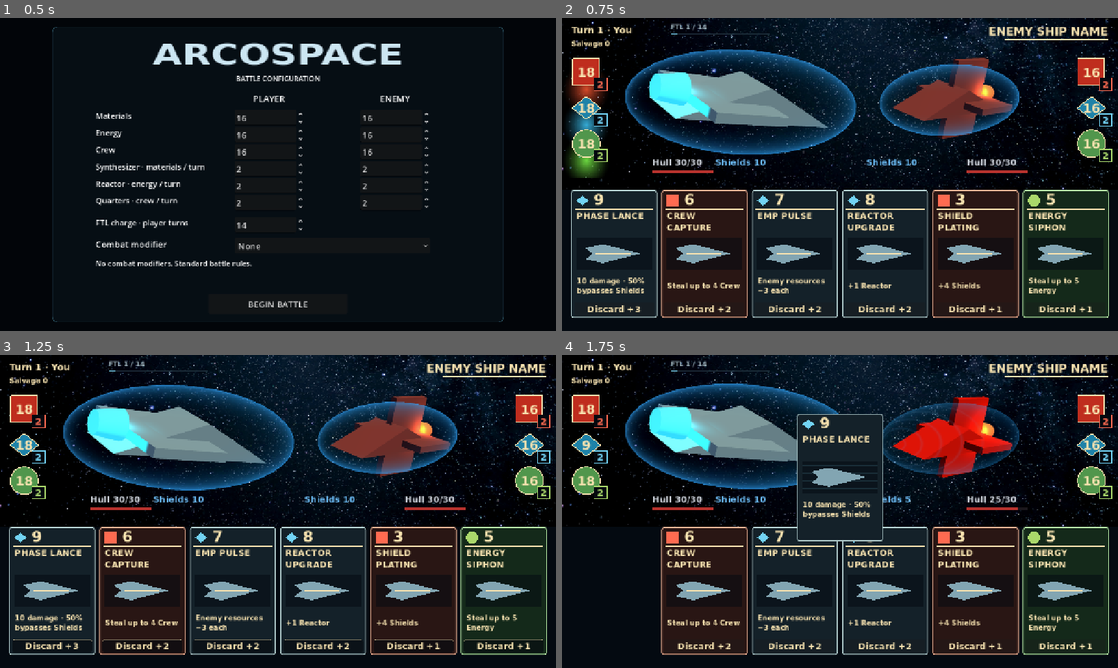
Above: before the commit, frames 1-4 (two rows, left to right).
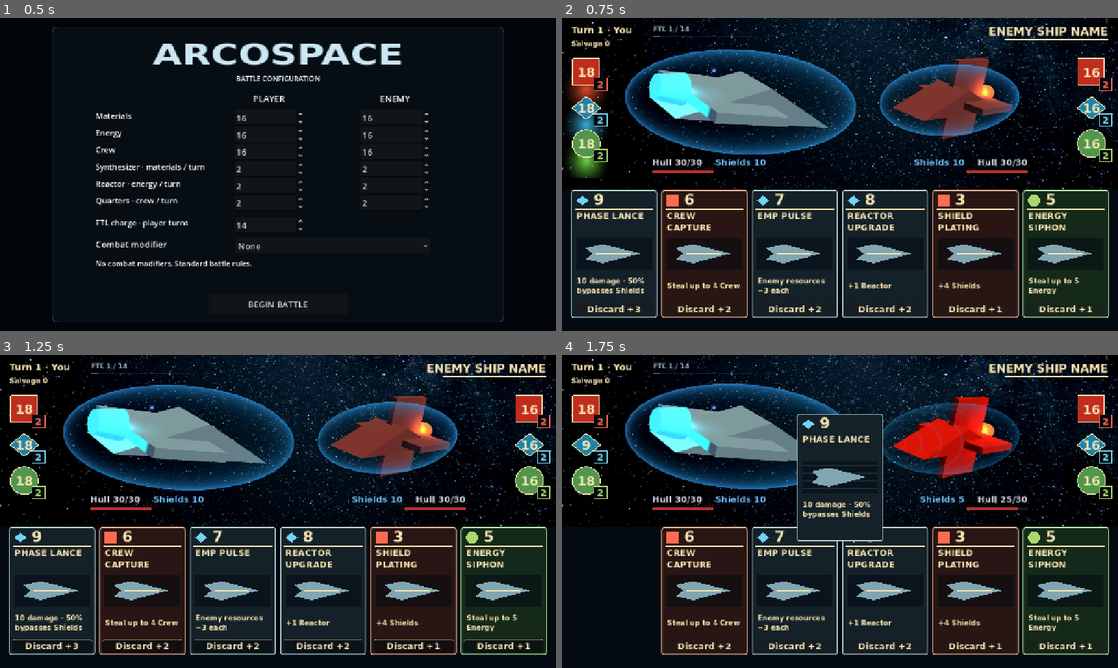
Above: after the commit, the same moments.

Repository: RPGMaster2000/arcospace
Game: Godot game, scene res://scenes/battle_setup.tscn
The game is run twice, just before and just after one commit, with the same random seed, the same clock (stepped at 60 frames per second) and the same inputs.
Inputs:
- Up to frame 1 (0.5 s): no input
- Up to frame 2 (0.75 s): click "BEGIN BATTLE" at 0.5 s
- Up to frame 3 (1.25 s): no input
- Up to frame 4 (1.75 s): click "9" at 1.25 s

Frame 1 is identical in both runs. In frame 2, 0.6% of the frame differs, in the area x 16-84%, y 1-48%; in frame 3, 0.6%; in frame 4, 0.6%.

Commit message:
Mirror enemy status text and show FTL offline only on disruption

Diff:
--- a/scenes/board.tscn
+++ b/scenes/board.tscn
@@ -690,6 +690,7 @@
 text = "Shields 10"
 
 theme_override_colors/font_color = Color(0.42, 0.73, 0.95, 1)
+horizontal_alignment = 2
 
 [node name="EnemyHullLabel" type="Label" parent="." unique_id=95820666]
 layout_mode = 0
@@ -703,6 +704,7 @@
 offset_bottom = -362.0
 theme_override_font_sizes/font_size = 20
 text = "Hull 30"
+horizontal_alignment = 2
 
 [node name="HandRule" type="Line2D" parent="." unique_id=187637948]
 position = Vector2(0, 32)
--- a/scripts/board.gd
+++ b/scripts/board.gd
@@ -216,8 +216,6 @@
 			ftl.begin_player_turn()
 			if was_offline and ftl.disabled_turns == 0:
 				$ModifierDisplay.ftl_online(ftl.can_warp())
-			if ftl.disabled_turns > 0:
-				$ModifierDisplay.ftl_offline()
 	var state: Dictionary = _read_state(side)
 	if winner.is_empty():
 		MatchRules.income(state)
--- a/scripts/board_3d.gd
+++ b/scripts/board_3d.gd
@@ -63,6 +63,9 @@
 	backdrop.scale = backdrop_scale * maxf(height_scale, size.x / 1280.0)
 	_fit_ftl()
 
+## TUNE: Fine placement offset from the mirrored FTL position, in UI pixels.
+@export var ftl_position_offset: Vector2 = Vector2(-40, 5)
+
 ## TUNE: Engine light factors relative to its scene-authored brightness.
 @export var engine_offline_factor: float = 0.3
 @export var engine_ready_factor: float = 1.4
@@ -90,4 +93,4 @@
 	var ship_center: Vector2 = container.position + battle_camera.unproject_position(ship.global_position) * container.size / Vector2(viewport.size)
 	var hull_center: float = $PlayerHullLabel.position.y + $PlayerHullLabel.size.y * 0.5
 	# Mirror Hull status vertically about the ship, and center FTL horizontally on it.
-	$FTLPanel.position = Vector2(ship_center.x - $FTLPanel.size.x * 0.5, ship_center.y * 2.0 - hull_center - $FTLPanel.size.y * 0.5)
+	$FTLPanel.position = Vector2(ship_center.x - $FTLPanel.size.x * 0.5, ship_center.y * 2.0 - hull_center - $FTLPanel.size.y * 0.5) + ftl_position_offset
--- a/tests/ftl_visual_test.gd
+++ b/tests/ftl_visual_test.gd
@@ -13,6 +13,10 @@
 	var light = board.engine_light
 	var base: float = board.engine_base_energy
 	check(light != null and is_equal_approx(base,0.3), "User-authored engine light found")
+	board.ftl.disabled_turns = 2
+	board.ftl.disabled_turn_started = true
+	board._begin_turn("player")
+	check(board.get_node("ModifierDisplay/FTLFlash").text.is_empty(), "Unchanged offline state never repeats flash")
 	board.ftl.disabled_turns = 1
 	board.ftl.disabled_turn_started = true
 	board._process(0)
@@ -35,7 +39,7 @@
 	var center = container.position + board.battle_camera.unproject_position(ship.global_position) * container.size / Vector2(viewport.size)
 	var hull_y: float = board.player_hull_label.position.y + board.player_hull_label.size.y*0.5
 	var panel = board.get_node("FTLPanel")
-	check(absf((center.y - panel.position.y-panel.size.y*0.5) - (hull_y-center.y)) < 1, "FTL and Hull mirrored vertically")
+	check(absf((center.y - panel.position.y-panel.size.y*0.5 + board.ftl_position_offset.y) - (hull_y-center.y)) < 1, "FTL and Hull mirrored vertically")
 	check(board.player_shields_label.get_theme_font_size("font_size") == board.player_hull_label.get_theme_font_size("font_size"), "Matching status font sizes")
 	board.queue_free()
 	await process_frame
